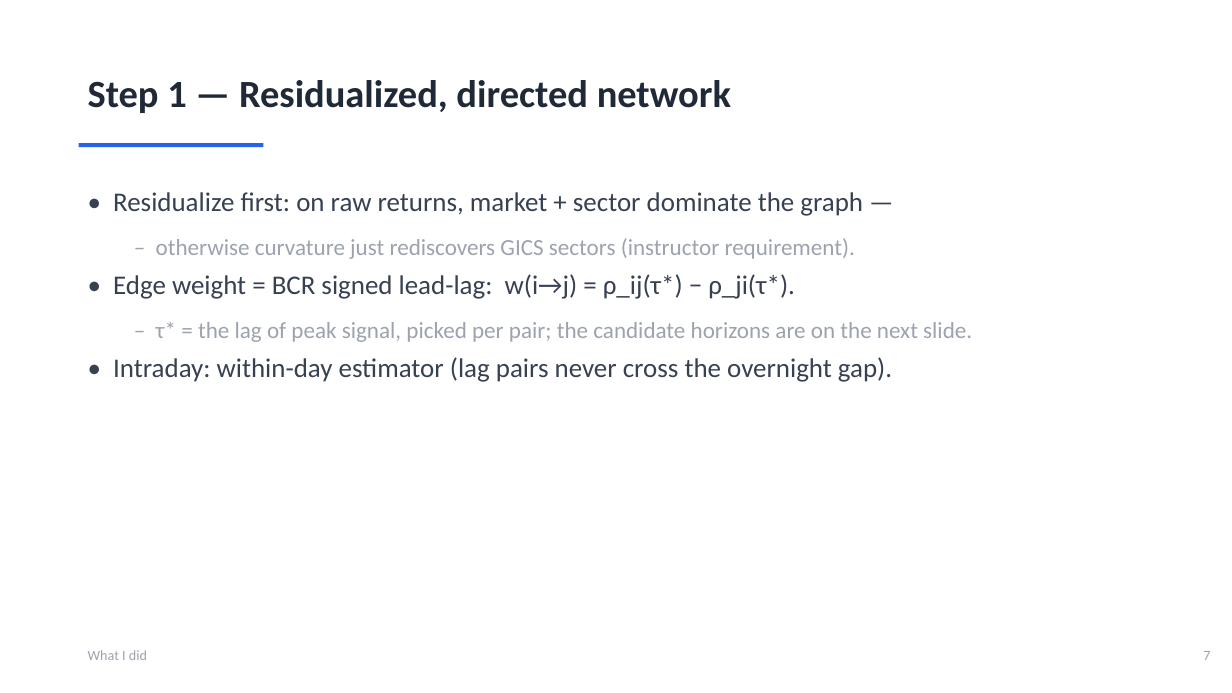
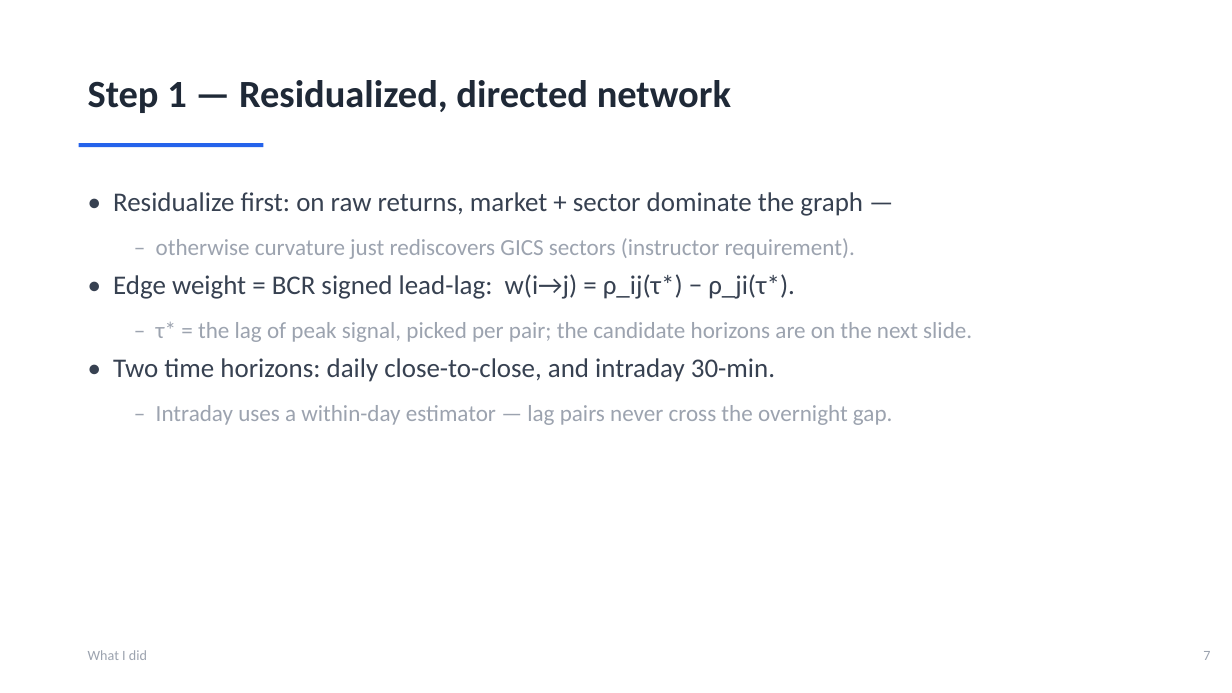
Before and after one commit to ivan-sit/Curvature-Lead-Lag-Model, a slide deck: slide 8 of slides/Ricci_Curvature_LeadLag.pptx. Drawn at 1232x693 pixels with LibreOffice and Linux fonts; fonts in the diff are those of the drawing. Boxes give left, top, right and bottom in pixels: in the first picture for what was removed or moved away, otherwise in the second. Text is boxed around its words. In the diff, an @@ line names an element or a change of style, - is before the commit and + after.

```diff
--- a/slides/Ricci_Curvature_LeadLag.pptx
+++ b/slides/Ricci_Curvature_LeadLag.pptx
@@ text at box(113, 358, 892, 425): text changed; size 21 to 18 pt; text colour #374151 to #9CA3AF @@
-• Intraday: within-day estimator (lag pairs never cross the overnight gap).
+• Two time horizons: daily close-to-close, and intraday 30-min.
+  – Intraday uses a within-day estimator — lag pairs never cross the overnight gap.
```
Also in this commit, not shown: 1 other file.
